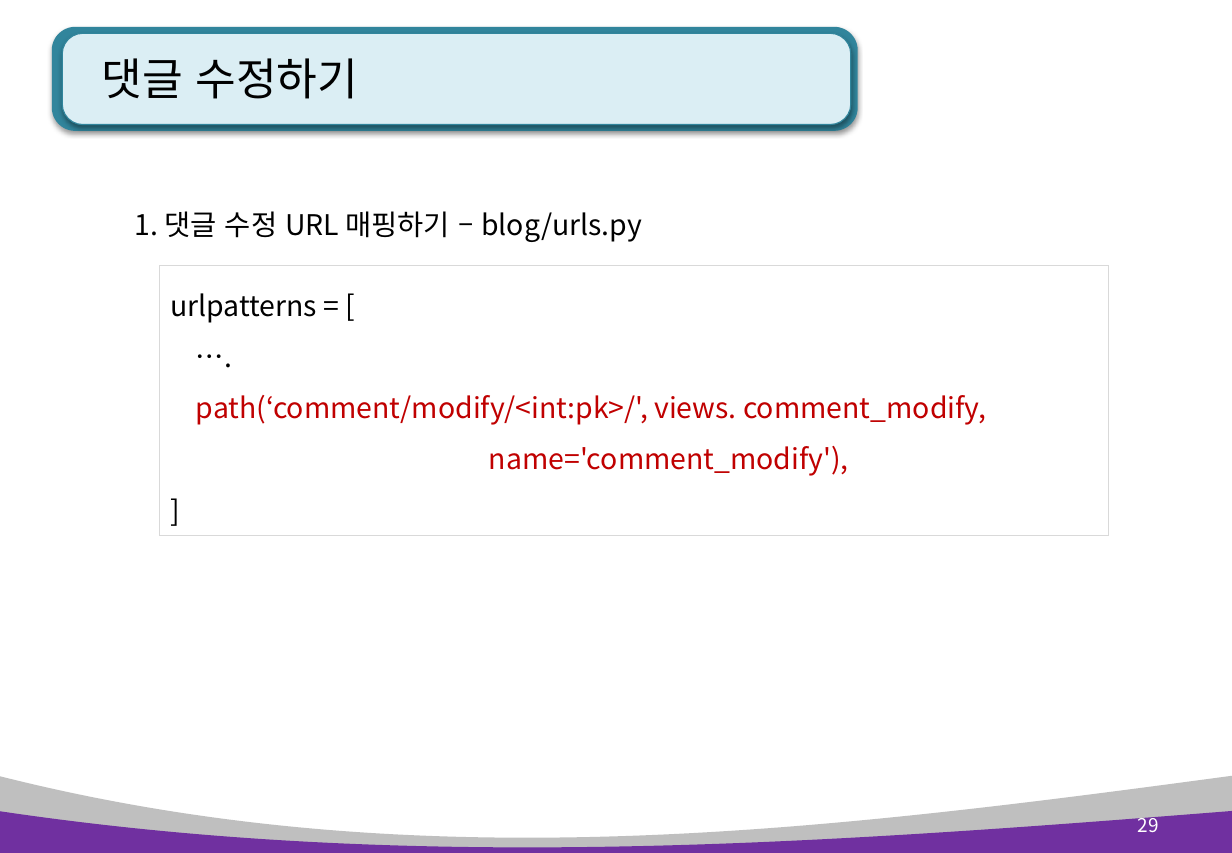
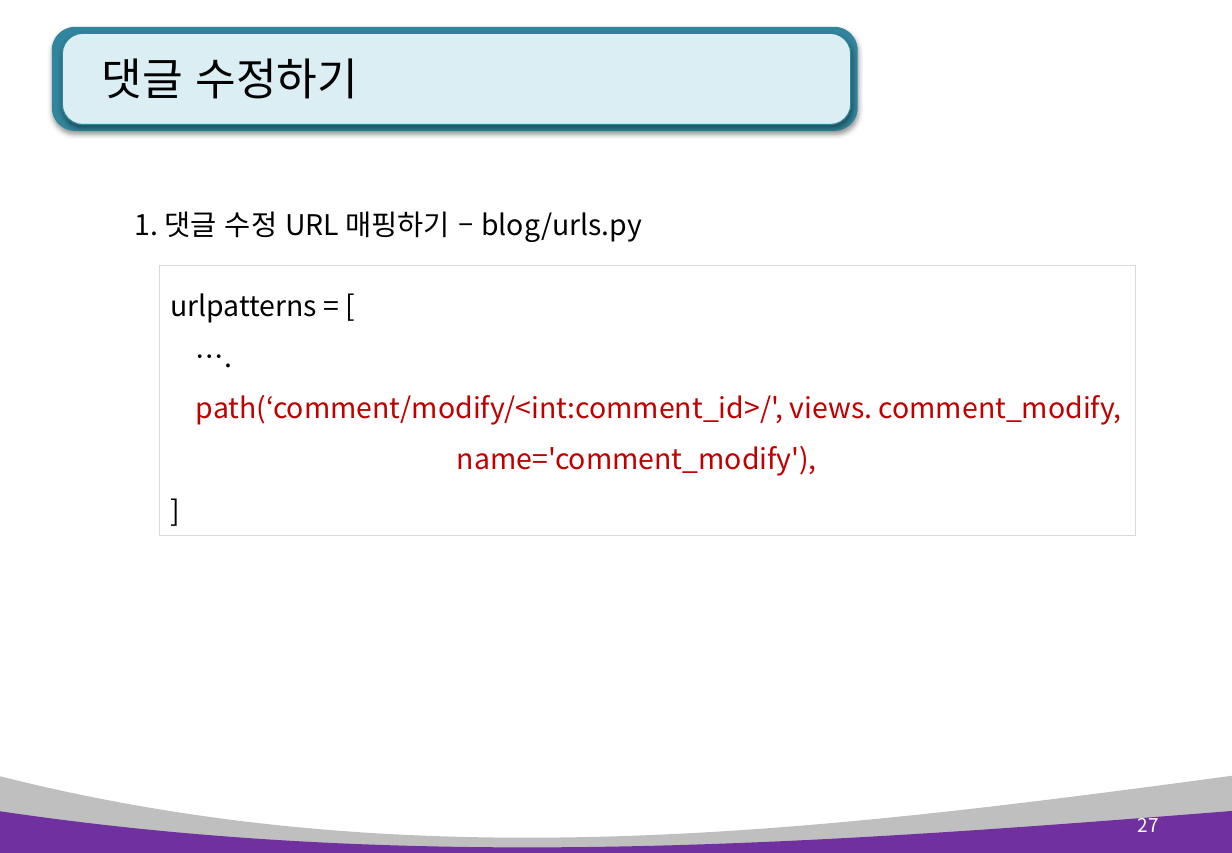
Before and after one commit to kiyongee2/green_project_web, a slide deck: slide 27 of django_ppt/blog_ppt/5장. blog 페이지, 검색 및 댓글.pptx (slide 29 before the commit). Drawn at 1232x853 pixels with LibreOffice and Linux fonts; fonts in the diff are those of the drawing. Boxes give left, top, right and bottom in pixels: in the first picture for what was removed or moved away, otherwise in the second. Text is boxed around its words. In the diff, an @@ line names an element or a change of style, - is before the commit and + after.

```diff
--- a/django_ppt/blog_ppt/5장. blog 페이지, 검색 및 댓글.pptx
+++ b/django_ppt/blog_ppt/5장. blog 페이지, 검색 및 댓글.pptx
@@ rectangle "urlpatterns = [": place and size @@
-rectangle "urlpatterns = [" at [159, 265, 1109, 535]
+rectangle "urlpatterns = [" at [159, 265, 1135, 535]
@@ text in rectangle at [196, 395, 1122, 425]: text changed @@
-path(‘comment/modify/<int:pk>/', views. comment_modify,
+path(‘comment/modify/<int:comment_id>/', views. comment_modify,
@@ page number at [1138, 813, 1159, 832]: text changed @@
-29
+27
```
Also in this commit, not shown: 11 other slides changed, 2 slides removed, 9 other files.
